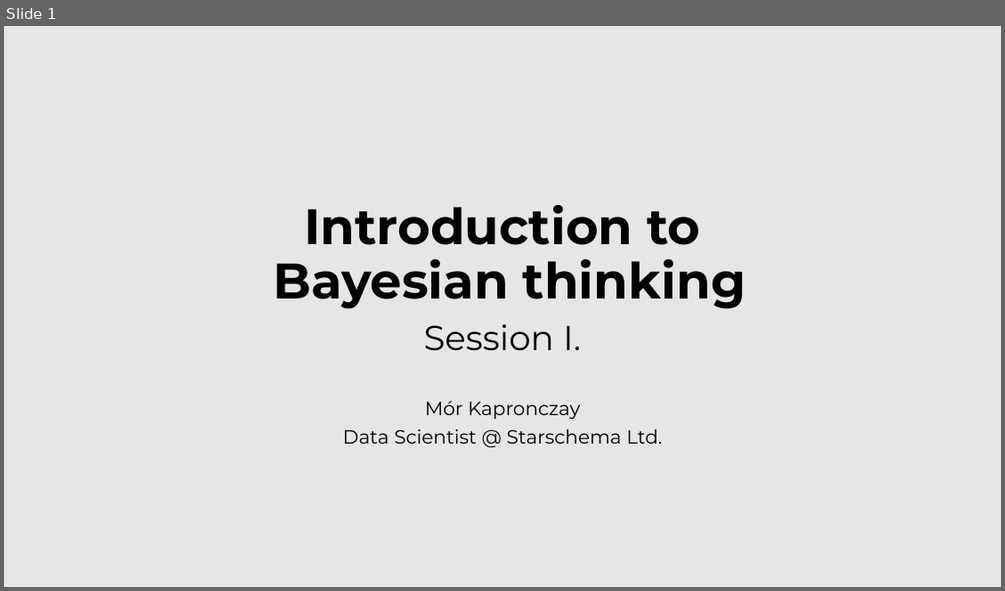
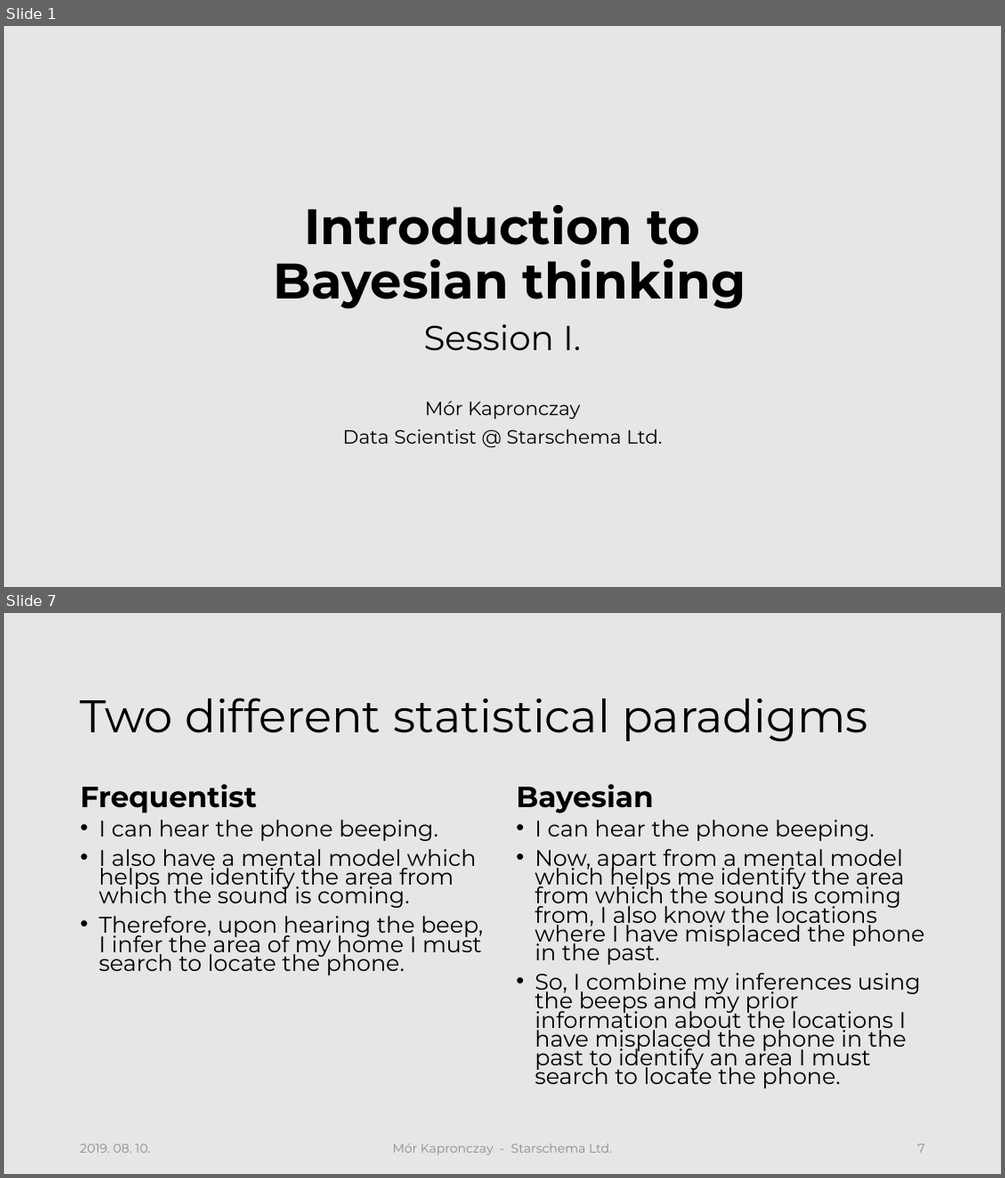
Before and after one commit to morkapronczay/cec2019, a slide deck: presentations/CEC2019-KM-Sess1.pptx. Shown one above the other, each under a label of ours: slide 1 before the commit, slides 1 and 7 after it; the slides between them are not shown. The pictures are 1005x591 and 1005x1178 pixels, drawn with LibreOffice and Linux fonts; fonts in the diff are those of the drawing; background and template pictures are left out. Boxes give left, top, right and bottom in pixels: in the first picture for what was removed or moved away, otherwise in the second. Text is boxed around its words. In the diff, an @@ line names an element or a change of style, - is before the commit and + after.

```diff
--- a/presentations/CEC2019-KM-Sess1.pptx
+++ b/presentations/CEC2019-KM-Sess1.pptx
@@ slide 7 added at (4, 613, 1001, 1174), background #E7E6E6 @@
@@ title added at (81, 698, 868, 742), 44 pt, text #000000 @@
+Two different statistical paradigms
@@ text added at (81, 784, 257, 813), 28 pt, text #000000, bold @@
+Frequentist
@@ text added at (516, 784, 653, 813), 28 pt, text #000000, bold @@
+Bayesian
@@ text added at (99, 819, 483, 975), 21.7 pt, text #000000 @@
+• I can hear the phone beeping.
+• I also have a mental model which helps me identify the area from which the sound is coming.
+• Therefore, upon hearing the beep, I infer the area of my home I must search to locate the phone.
@@ text added at (534, 819, 925, 1088), 21.7 pt, text #000000 @@
+• I can hear the phone beeping.
+• Now, apart from a mental model which helps me identify the area from which the sound is coming from, I also know the locations where I have misplaced the phone in the past.
+• So, I combine my inferences using the beeps and my prior information about the locations I have misplaced the phone in the past to identify an area I must search to locate the phone.
@@ text added at (80, 1143, 150, 1152), 12 pt, text #8C8C8C @@
+2019. 08. 10.
@@ text added at (393, 1143, 612, 1155), 12 pt, text #8C8C8C @@
+Mór Kapronczay - Starschema Ltd.
@@ page number added at (917, 1143, 924, 1152), 12 pt, text #8C8C8C @@
+1. 7
```
Also in this commit, not shown: 7 slides changed, 9 other slides added, 6 other files.
